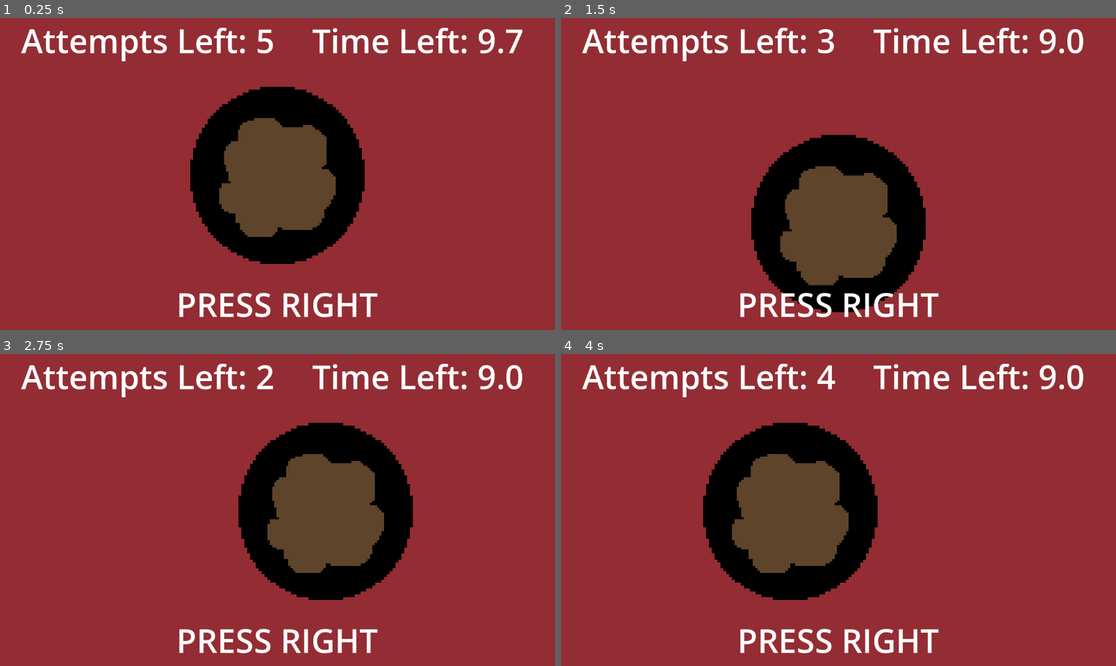
Above: before the commit, frames 1-4 (two rows, left to right).
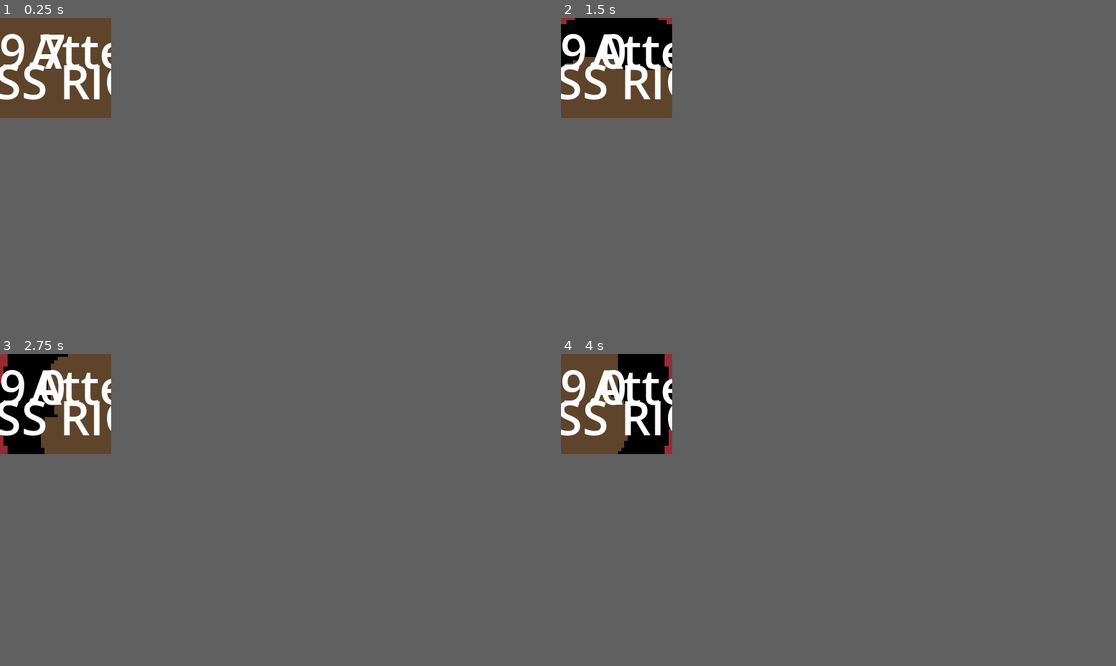
Above: after the commit, the same moments.

Repository: SamFrancis084/OldGoldGBGame
Game: Godot game, scene res://Scenes/test_scene.tscn
Same seed, same stepped clock (60 frames per second), same inputs: the game is played once before the commit and once after it.
Inputs:
- Up to frame 1 (0.25 s): no input
- Up to frame 2 (1.5 s): hold Right (ui_right) 0.53-1.28 s; tap Enter at 1.25 s; hold Down (ui_down) from 1.28 s (still down)
- Up to frame 3 (2.75 s): tap Space at 2 s; release Down (ui_down) at 2.03 s; hold Right (ui_right) from 2.03 s (still down)
- Up to frame 4 (4 s): tap Enter at 2.75 s; release Right (ui_right) at 2.78 s; hold Up (ui_up) 2.78-3.53 s; hold Left (ui_left) from 3.53 s (still down)
In our replay, the window is 799x449 before the commit and 160x144 after it. These sizes can differ from the game's own. Grey fills any space a smaller window leaves; there, only what the larger window draws over its background counts as a difference.

The runs differ from the first frame. In frame 1, 24% of the frame differs, in the area x 0-95%, y 0-96%; in frame 2, 23%; in frame 3, 24%; in frame 4, 24%.
Error in both runs: Invalid call. Nonexistent function 'PlayClip' in base 'Nil'. (res://Scripts/Panner.gd:104)

Commit message:
main char is looking fine af

Diff:
--- /dev/null
+++ b/old-gold-game/Scenes/player movement.tscn
@@ -0,0 +1,161 @@
+[gd_scene format=3 uid="uid://de6yo5xh7r861"]
+
+[ext_resource type="Script" uid="uid://cxjuun8w73cd1" path="res://Scripts/player_movement.gd" id="1_cqoxo"]
+[ext_resource type="Texture2D" uid="uid://dt0o3000etlr6" path="res://Assets/Sprites/PlayerCharacter-22x27-Sheet.png" id="2_mob4q"]
+
+[sub_resource type="AtlasTexture" id="AtlasTexture_5llcl"]
+atlas = ExtResource("2_mob4q")
+region = Rect2(0, 0, 22, 27)
+
+[sub_resource type="AtlasTexture" id="AtlasTexture_o6bgt"]
+atlas = ExtResource("2_mob4q")
+region = Rect2(22, 0, 22, 27)
+
+[sub_resource type="AtlasTexture" id="AtlasTexture_e6oin"]
+atlas = ExtResource("2_mob4q")
+region = Rect2(44, 0, 22, 27)
+
+[sub_resource type="AtlasTexture" id="AtlasTexture_du3wt"]
+atlas = ExtResource("2_mob4q")
+region = Rect2(66, 0, 22, 27)
+
+[sub_resource type="AtlasTexture" id="AtlasTexture_yuk1x"]
+atlas = ExtResource("2_mob4q")
+region = Rect2(0, 54, 22, 27)
+
+[sub_resource type="AtlasTexture" id="AtlasTexture_fvnan"]
+atlas = ExtResource("2_mob4q")
+region = Rect2(22, 54, 22, 27)
+
+[sub_resource type="AtlasTexture" id="AtlasTexture_tuwgm"]
+atlas = ExtResource("2_mob4q")
+region = Rect2(44, 54, 22, 27)
+
+[sub_resource type="AtlasTexture" id="AtlasTexture_cyqhd"]
+atlas = ExtResource("2_mob4q")
+region = Rect2(66, 54, 22, 27)
+
+[sub_resource type="AtlasTexture" id="AtlasTexture_uv0pf"]
+atlas = ExtResource("2_mob4q")
+region = Rect2(0, 81, 22, 27)
+
+[sub_resource type="AtlasTexture" id="AtlasTexture_4mwnv"]
+atlas = ExtResource("2_mob4q")
+region = Rect2(22, 81, 22, 27)
+
+[sub_resource type="AtlasTexture" id="AtlasTexture_0m1gh"]
+atlas = ExtResource("2_mob4q")
+region = Rect2(44, 81, 22, 27)
+
+[sub_resource type="AtlasTexture" id="AtlasTexture_2rh5j"]
+atlas = ExtResource("2_mob4q")
+region = Rect2(66, 81, 22, 27)
+
+[sub_resource type="AtlasTexture" id="AtlasTexture_a2ch4"]
+atlas = ExtResource("2_mob4q")
+region = Rect2(0, 27, 22, 27)
+
+[sub_resource type="AtlasTexture" id="AtlasTexture_khljc"]
+atlas = ExtResource("2_mob4q")
+region = Rect2(22, 27, 22, 27)
+
+[sub_resource type="AtlasTexture" id="AtlasTexture_4oq5s"]
+atlas = ExtResource("2_mob4q")
+region = Rect2(44, 27, 22, 27)
+
+[sub_resource type="AtlasTexture" id="AtlasTexture_i6qmr"]
+atlas = ExtResource("2_mob4q")
+region = Rect2(66, 27, 22, 27)
+
+[sub_resource type="SpriteFrames" id="SpriteFrames_giie4"]
+animations = [{
+"frames": [{
+"duration": 1.0,
+"texture": SubResource("AtlasTexture_5llcl")
+}, {
+"duration": 1.0,
+"texture": SubResource("AtlasTexture_o6bgt")
+}, {
+"duration": 1.0,
+"texture": SubResource("AtlasTexture_e6oin")
+}, {
+"duration": 1.0,
+"texture": SubResource("AtlasTexture_du3wt")
+}],
+"loop": false,
+"name": &"walk_down",
+"speed": 5.0
+}, {
+"frames": [{
+"duration": 1.0,
+"texture": SubResource("AtlasTexture_yuk1x")
+}, {
+"duration": 1.0,
+"texture": SubResource("AtlasTexture_fvnan")
+}, {
+"duration": 1.0,
+"texture": SubResource("AtlasTexture_tuwgm")
+}, {
+"duration": 1.0,
+"texture": SubResource("AtlasTexture_cyqhd")
+}],
+"loop": false,
+"name": &"walk_left",
+"speed": 5.0
+}, {
+"frames": [{
+"duration": 1.0,
+"texture": SubResource("AtlasTexture_uv0pf")
+}, {
+"duration": 1.0,
+"texture": SubResource("AtlasTexture_4mwnv")
+}, {
+"duration": 1.0,
+"texture": SubResource("AtlasTexture_0m1gh")
+}, {
+"duration": 1.0,
+"texture": SubResource("AtlasTexture_2rh5j")
+}],
+"loop": false,
+"name": &"walk_right",
+"speed": 5.0
+}, {
+"frames": [{
+"duration": 1.0,
+"texture": SubResource("AtlasTexture_a2ch4")
+}, {
+"duration": 1.0,
+"texture": SubResource("AtlasTexture_khljc")
+}, {
+"duration": 1.0,
+"texture": SubResource("AtlasTexture_4oq5s")
+}, {
+"duration": 1.0,
+"texture": SubResource("AtlasTexture_i6qmr")
+}],
+"loop": false,
+"name": &"walk_up",
+"speed": 5.0
+}]
+
+[sub_resource type="RectangleShape2D" id="RectangleShape2D_cqoxo"]
+size = Vector2(19, 29)
+
+[node name="player movement" type="Node2D" unique_id=27736371]
+
+[node name="player" type="CharacterBody2D" parent="." unique_id=537363910]
+position = Vector2(-1, 1)
+script = ExtResource("1_cqoxo")
+SPD = 5000
+tileSize = 16
+animSPD = 0.15
+
+[node name="AnimatedSprite2D" type="AnimatedSprite2D" parent="player" unique_id=2068644574]
+texture_filter = 1
+sprite_frames = SubResource("SpriteFrames_giie4")
+animation = &"walk_down"
+
+[node name="CollisionShape2D" type="CollisionShape2D" parent="player" unique_id=514228860]
+visible = false
+position = Vector2(0.5, 0.5)
+shape = SubResource("RectangleShape2D_cqoxo")
--- a/old-gold-game/Scenes/test_movement_scene.tscn
+++ /dev/null
@@ -1,24 +0,0 @@
-[gd_scene format=3 uid="uid://de6yo5xh7r861"]
-
-[ext_resource type="Script" uid="uid://cxjuun8w73cd1" path="res://Scripts/player_movement.gd" id="1_cqoxo"]
-[ext_resource type="Texture2D" uid="uid://bl4hrkxoxsy0j" path="res://Assets/Sprites/GoldDuck.png" id="1_xyr7o"]
-
-[sub_resource type="RectangleShape2D" id="RectangleShape2D_cqoxo"]
-size = Vector2(41, 57)
-
-[node name="test movement_scene" type="Node2D" unique_id=27736371]
-
-[node name="player" type="CharacterBody2D" parent="." unique_id=537363910]
-position = Vector2(345, 167)
-script = ExtResource("1_cqoxo")
-SPD = 5000
-tileSize = 32
-
-[node name="Sprite2D" type="Sprite2D" parent="player" unique_id=1227350027]
-position = Vector2(0, 2)
-texture = ExtResource("1_xyr7o")
-
-[node name="CollisionShape2D" type="CollisionShape2D" parent="player" unique_id=514228860]
-visible = false
-position = Vector2(0, 1)
-shape = SubResource("RectangleShape2D_cqoxo")
--- /dev/null
+++ b/old-gold-game/Scenes/walking game_scene.tscn
@@ -0,0 +1,8 @@
+[gd_scene format=3 uid="uid://bc0fn8uflceuh"]
+
+[ext_resource type="PackedScene" uid="uid://de6yo5xh7r861" path="res://Scenes/player movement.tscn" id="1_ksef8"]
+
+[node name="Node2D" type="Node2D" unique_id=581012089]
+
+[node name="player movement" parent="." unique_id=27736371 instance=ExtResource("1_ksef8")]
+position = Vector2(37, 27)
--- a/old-gold-game/Scripts/player_movement.gd
+++ b/old-gold-game/Scripts/player_movement.gd
@@ -3,6 +3,7 @@
 @export var SPD = 10000
 @export var tileSize = 12
 @export var animSPD = 0.35
+@onready var animSprite: AnimatedSprite2D = $AnimatedSprite2D
 var moving = false
 var input_dir
 
@@ -10,15 +11,19 @@
 	input_dir = Vector2.ZERO
 	if Input.is_action_pressed("ui_down"):
 		input_dir = Vector2(0,1)
+		animSprite.play("walk_down")
 		move()
 	elif Input.is_action_pressed("ui_up"):
 		input_dir = Vector2(0,-1)
+		animSprite.play("walk_up")
 		move()
 	elif Input.is_action_pressed("ui_right"):
 		input_dir = Vector2(1,0)
+		animSprite.play("walk_right")
 		move()
 	elif Input.is_action_pressed("ui_left"):
 		input_dir = Vector2(-1,0)
+		animSprite.play("walk_left")
 		move()
 	velocity = input_dir*SPD*delta
 	move_and_slide()
@@ -29,6 +34,7 @@
 			moving == true
 			var tween = create_tween()
 			tween.tween_property(self, "position", position + input_dir*tileSize, animSPD)
+
 			tween.tween_callback(move_false)
 
 func move_false():
--- a/old-gold-game/project.godot
+++ b/old-gold-game/project.godot
@@ -18,6 +18,11 @@
 [autoload]
 
 AudioTools="*uid://dkin74l1ulm0b"
+
+[display]
+
+window/size/viewport_width=160
+window/size/viewport_height=144
 
 [input]
 
Not shown, added: old-gold-game/Assets/Sprites/PlayerCharacter-22x27-Sheet.png.import
